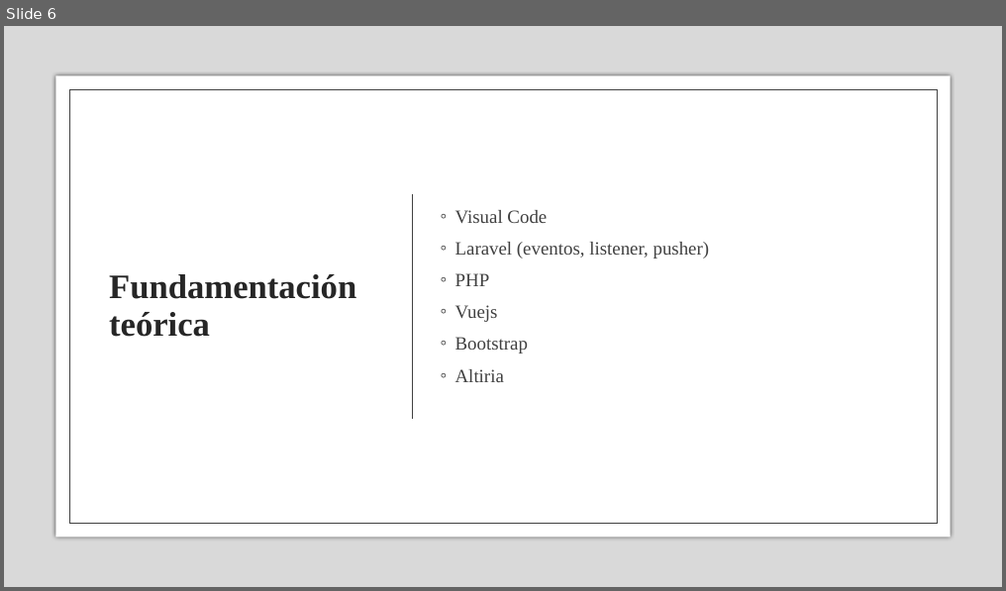
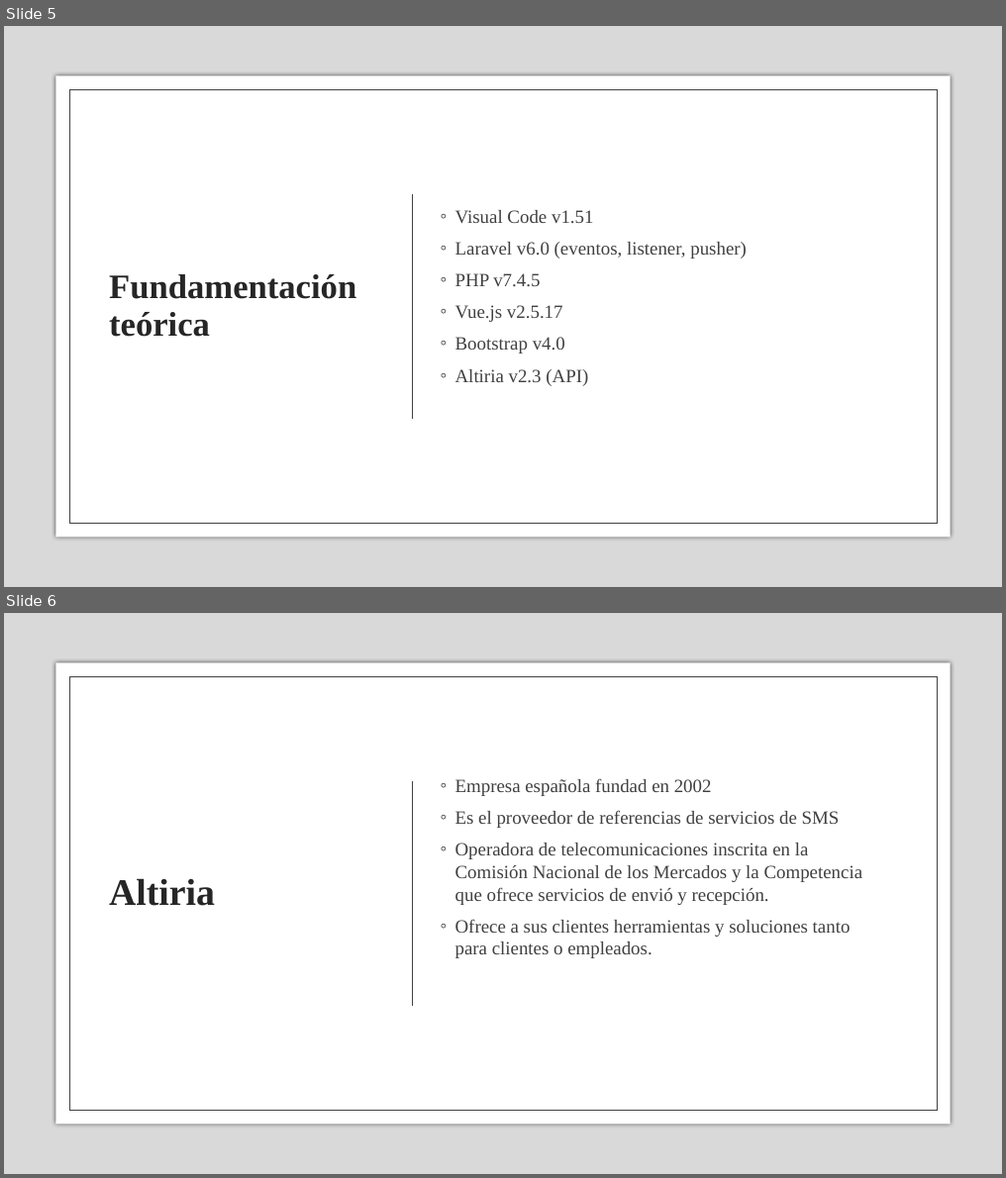
Before and after one commit to DanielIza97/TecTronik, a slide deck: Proyecto final.pptx. Shown one above the other, each under a label of ours: slide 6 before the commit, slides 5 and 6 after it. The pictures are 1006x591 and 1006x1178 pixels, drawn with LibreOffice and Linux fonts; fonts in the diff are those of the drawing. Boxes give left, top, right and bottom in pixels: in the first picture for what was removed or moved away, otherwise in the second. Text is boxed around its words. In the diff, an @@ line names an element or a change of style, - is before the commit and + after.

```diff
--- a/Proyecto final.pptx
+++ b/Proyecto final.pptx
@@ slide 6 added at bbox=[4, 613, 1002, 1174], background #FFFFFF @@
@@ rectangle added at bbox=[4, 613, 1002, 1174], fill #D9D9D9 @@
@@ rectangle added at bbox=[55, 663, 950, 1124], fill #FFFFFF @@
@@ rectangle added at bbox=[69, 676, 937, 1111], fill #FFFFFF, outline #404040 0.5 pt @@
@@ line added from (412, 781) to (412, 1006), #404040 1.25 pt @@
@@ text added at bbox=[455, 778, 863, 959], 18 pt, text #404040 @@
+◦ Empresa española fundad en 2002
+◦ Es el proveedor de referencias de servicios de SMS
+◦ Operadora de telecomunicaciones inscrita en la Comisión Nacional de los Mercados y la Competencia que ofrece servicios de envió y recepción.
+◦ Ofrece a sus clientes herramientas y soluciones tanto para clientes o empleados.
@@ title added at bbox=[109, 878, 215, 906], 36 pt, text #262626, bold @@
+Altiria
@@ what was slide 6 is now slide 5 @@
@@ slide 5 changed as well @@
@@ text at bbox=[455, 210, 746, 386]: text changed @@
-◦ Visual Code
-◦ Laravel (eventos, listener, pusher)
-◦ PHP
-◦ Vuejs
-◦ Bootstrap
-◦ Altiria
+◦ Visual Code v1.51
+◦ Laravel v6.0 (eventos, listener, pusher)
+◦ PHP v7.4.5
+◦ Vue.js v2.5.17
+◦ Bootstrap v4.0
+◦ Altiria v2.3 (API)
```
Also in this commit, not shown: 4 other slides changed, 1 other slide added, 2 slides removed, 1 other file.
